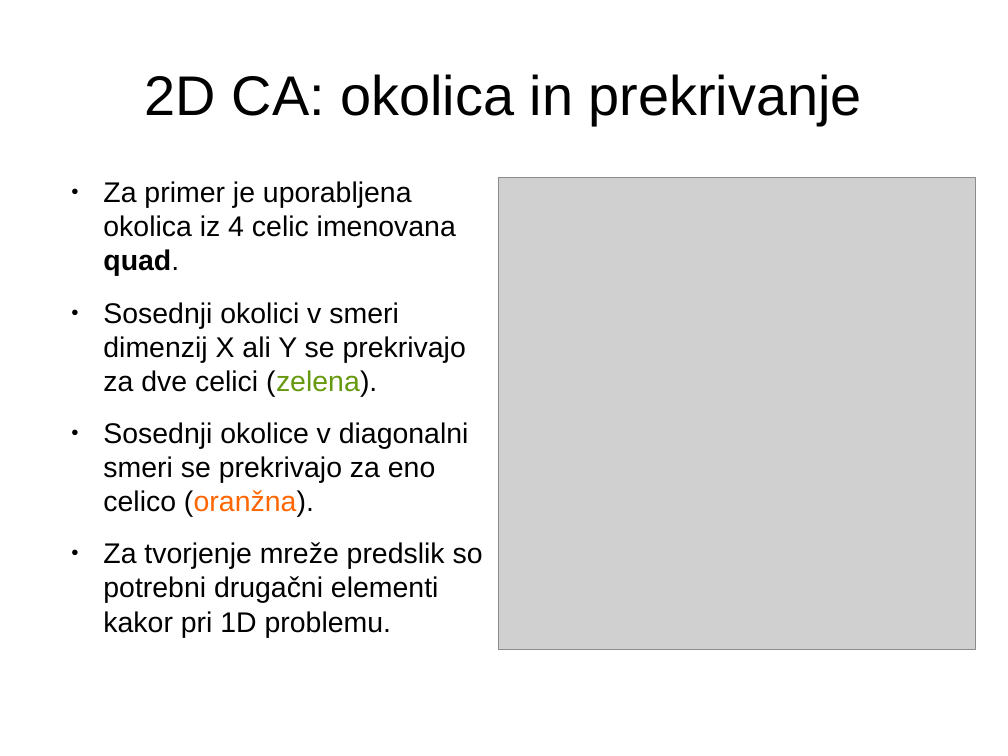
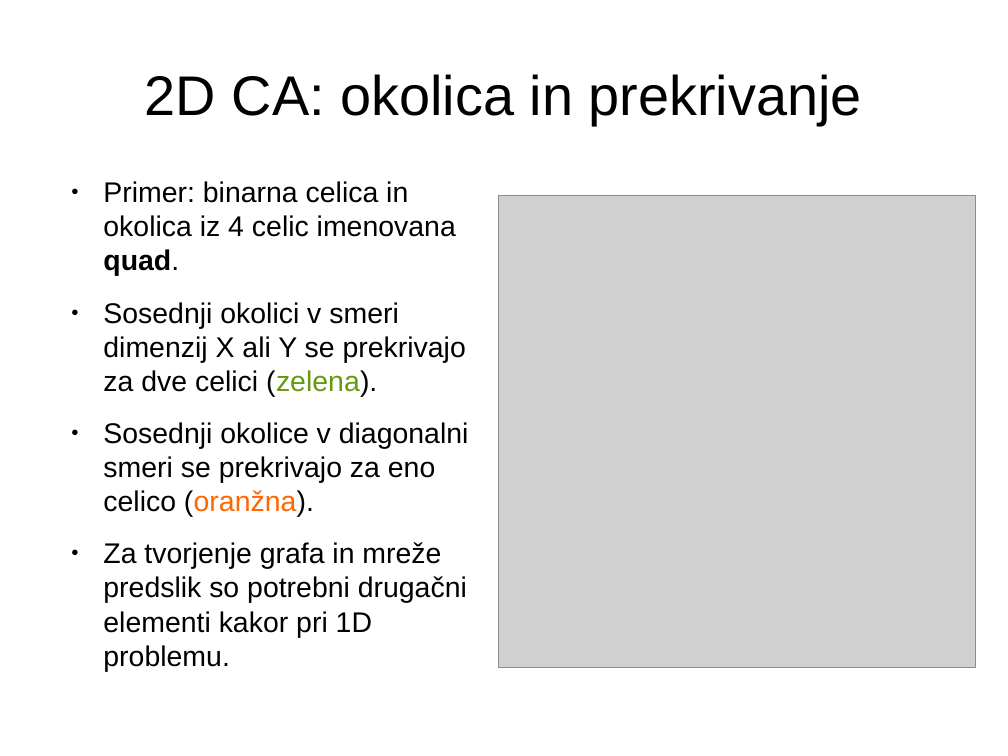
Before and after one commit to jeras/fri-latex-templates, a slide deck: slide 13 of predstavitev/predstavitev.odp. Drawn at 1008x756 pixels with LibreOffice and Linux fonts; fonts in the diff are those of the drawing; grey boxes stand for pictures. Boxes give left, top, right and bottom in pixels: in the first picture for what was removed or moved away, otherwise in the second. Text is boxed around its words. In the diff, an @@ line names an element or a change of style, - is before the commit and + after.

```diff
--- a/predstavitev/predstavitev.odp
+++ b/predstavitev/predstavitev.odp
@@ text at box(103, 181, 456, 276): text changed @@
-● Za primer je uporabljena okolica iz 4 celic imenovana quad.
+● Primer: binarna celica in okolica iz 4 celic imenovana quad.
@@ picture: place and size @@
-picture at box(499, 177, 976, 649)
+picture at box(499, 196, 976, 668)
@@ text at box(103, 542, 467, 671): text changed @@
-● Za tvorjenje mreže predslik so potrebni drugačni elementi kakor pri 1D problemu.
+● Za tvorjenje grafa in mreže predslik so potrebni drugačni elementi kakor pri 1D problemu.
```
Also in this commit, not shown: 18 other slides changed, 7 other files.
